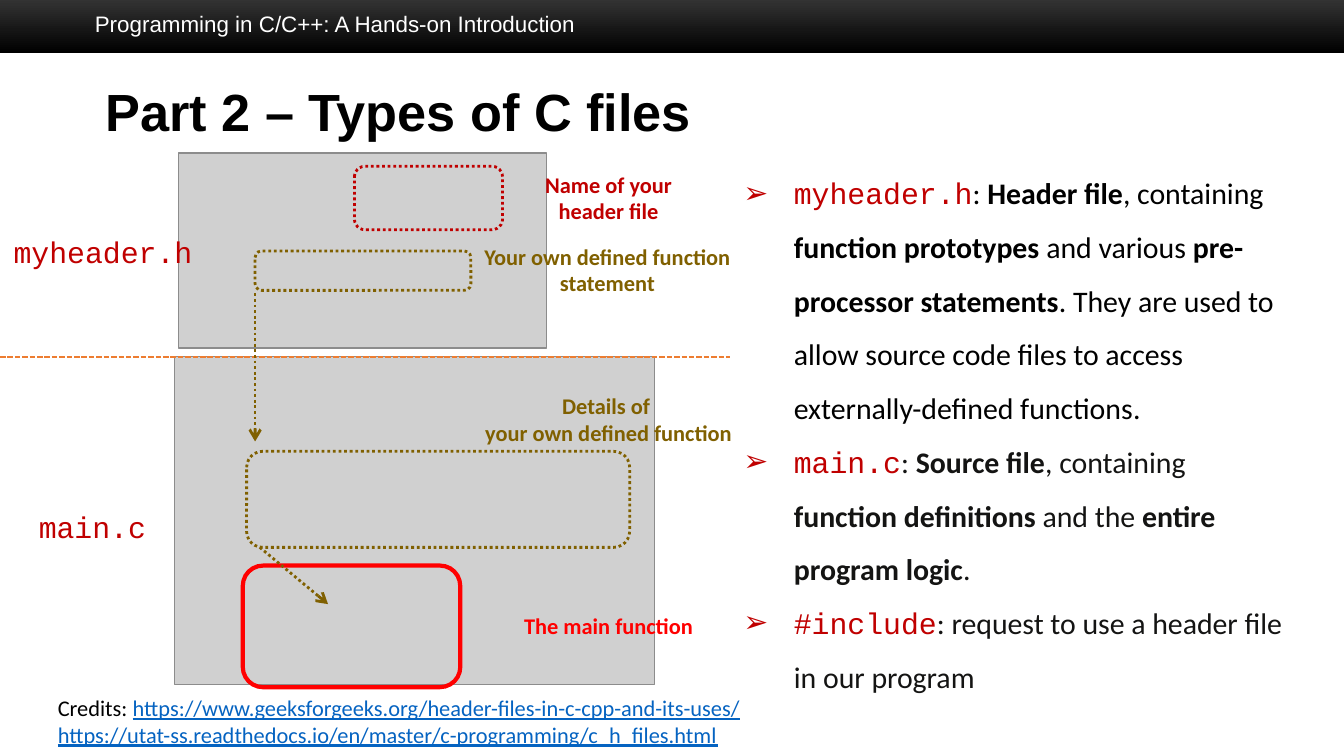
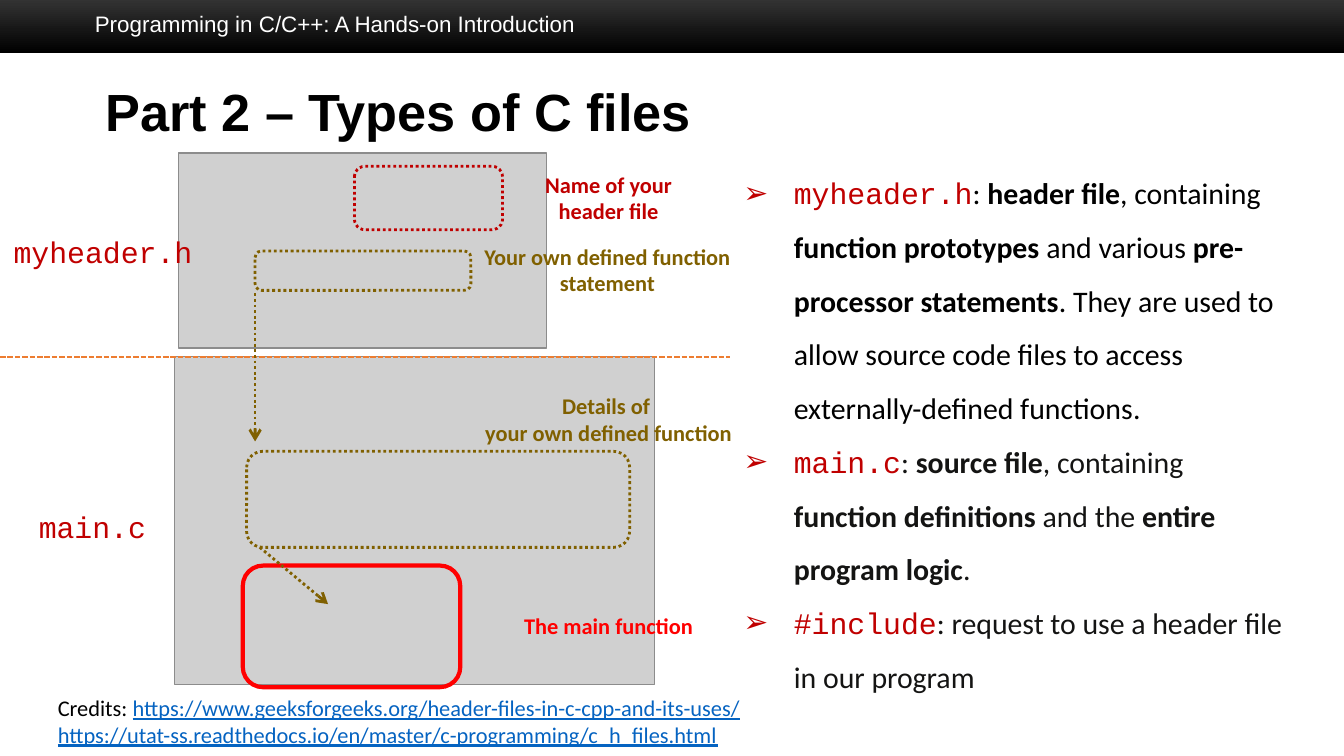
Before and after one commit to SuperBruceJia/SuperBruceJia.github.io, a slide deck: slide 8 of teaching/BU-Spring-2025-ECE327-Introduction-to-Software-Engineering/EC327-Lab-Session-2.pptx. Drawn at 1344x756 pixels with LibreOffice and Linux fonts; fonts in the diff are those of the drawing; grey boxes stand for pictures; background and template pictures are left out. Boxes give left, top, right and bottom in pixels: in the first picture for what was removed or moved away, otherwise in the second. Text is boxed around its words. In the diff, an @@ line names an element or a change of style, - is before the commit and + after.

```diff
--- a/teaching/BU-Spring-2025-ECE327-Introduction-to-Software-Engineering/EC327-Lab-Session-2.pptx
+++ b/teaching/BU-Spring-2025-ECE327-Introduction-to-Software-Engineering/EC327-Lab-Session-2.pptx
@@ text at (794,183,1273,585): text changed @@
-➢ myheader.h: Header file, containing function prototypes and various pre-processor statements. They are used to allow source code files to access externally-defined functions.
-➢ main.c: Source file, containing function definitions and the entire program logic.
+➢ myheader.h: header file, containing function prototypes and various pre-processor statements. They are used to allow source code files to access externally-defined functions.
+➢ main.c: source file, containing function definitions and the entire program logic.
```
Also in this commit, not shown: 14 other slides changed, 1 other file.
